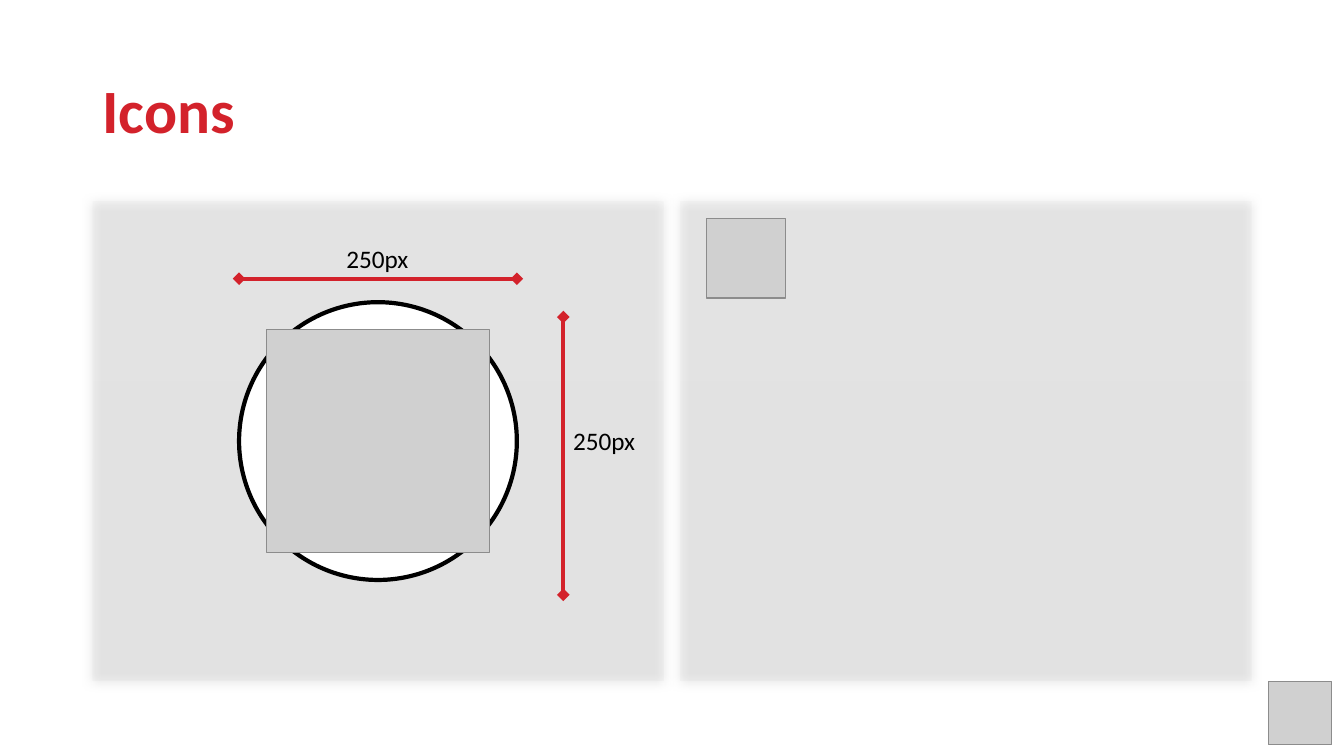
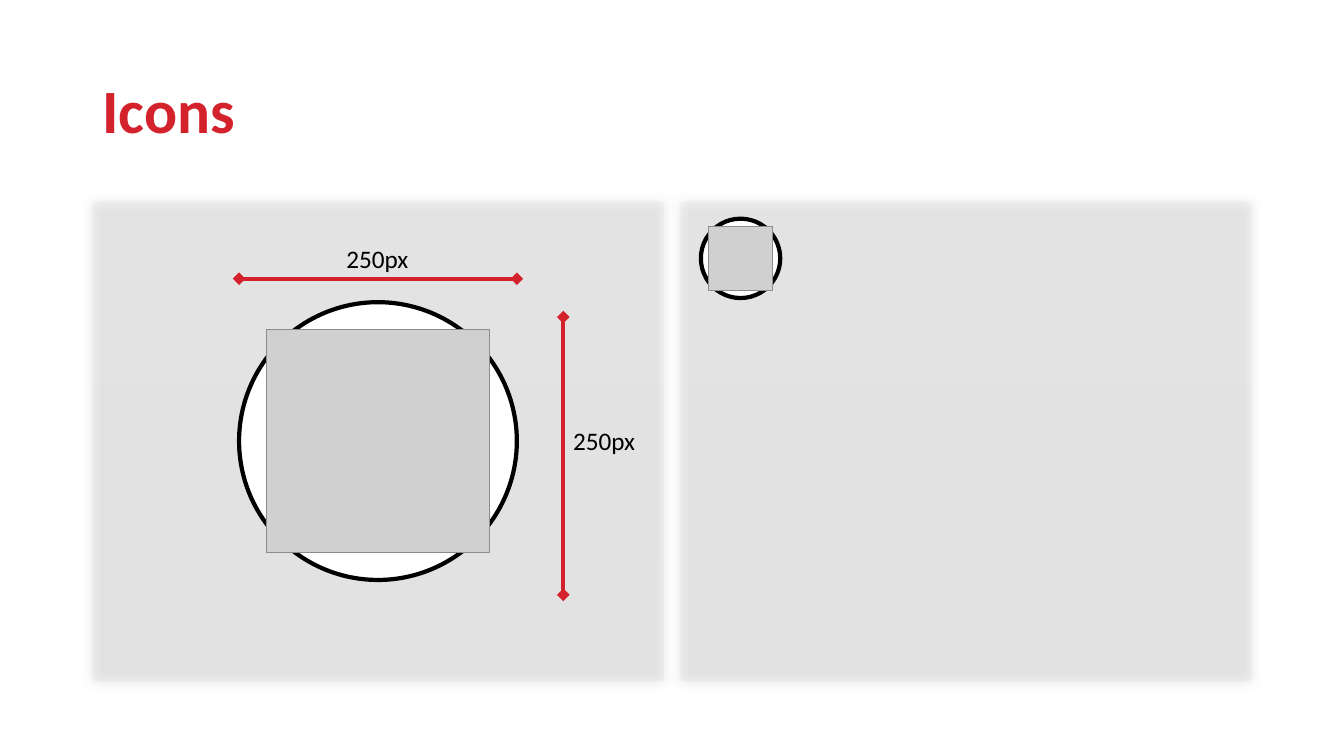
Before and after one commit to Bledyox/mind_designer, a slide deck: slide 7 of doc/styleguide.pptx. Drawn at 1344x756 pixels with LibreOffice and Linux fonts; fonts in the diff are those of the drawing; grey boxes stand for pictures; background and template pictures are left out. Boxes give left, top, right and bottom in pixels: in the first picture for what was removed or moved away, otherwise in the second. Text is boxed around its words. In the diff, an @@ line names an element or a change of style, - is before the commit and + after.

```diff
--- a/doc/styleguide.pptx
+++ b/doc/styleguide.pptx
@@ ellipse added at (x1=701, y1=219, x2=780, y2=298), fill #FFFFFF, outline #000000 3 pt @@
@@ picture resized from (x1=707, y1=219, x2=786, y2=298) to (x1=709, y1=227, x2=772, y2=290) @@
@@ picture removed at (x1=1268, y1=682, x2=1332, y2=745) @@
```
Also in this commit, not shown: 7 other slides changed, 1 other file.
